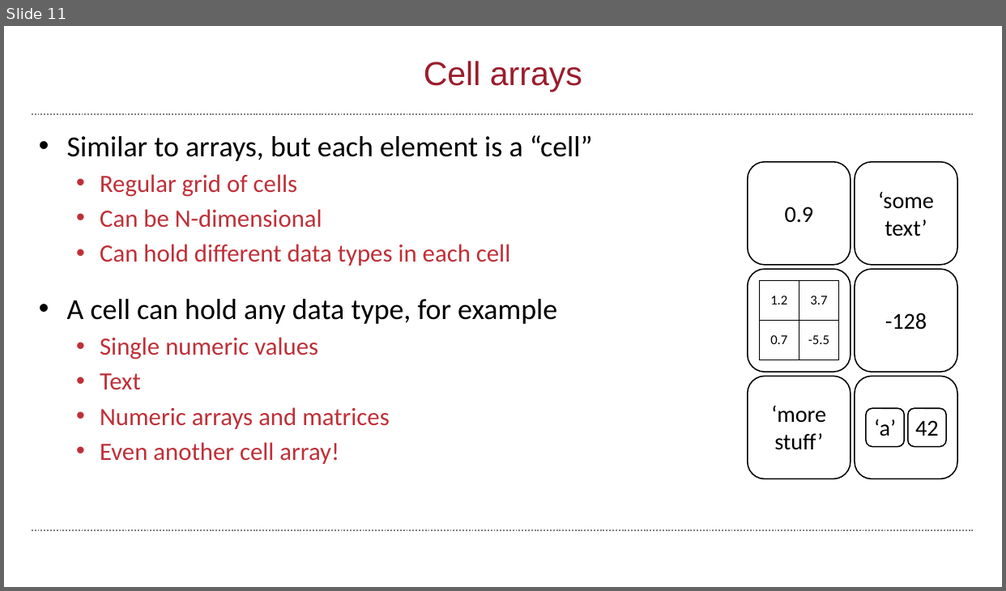
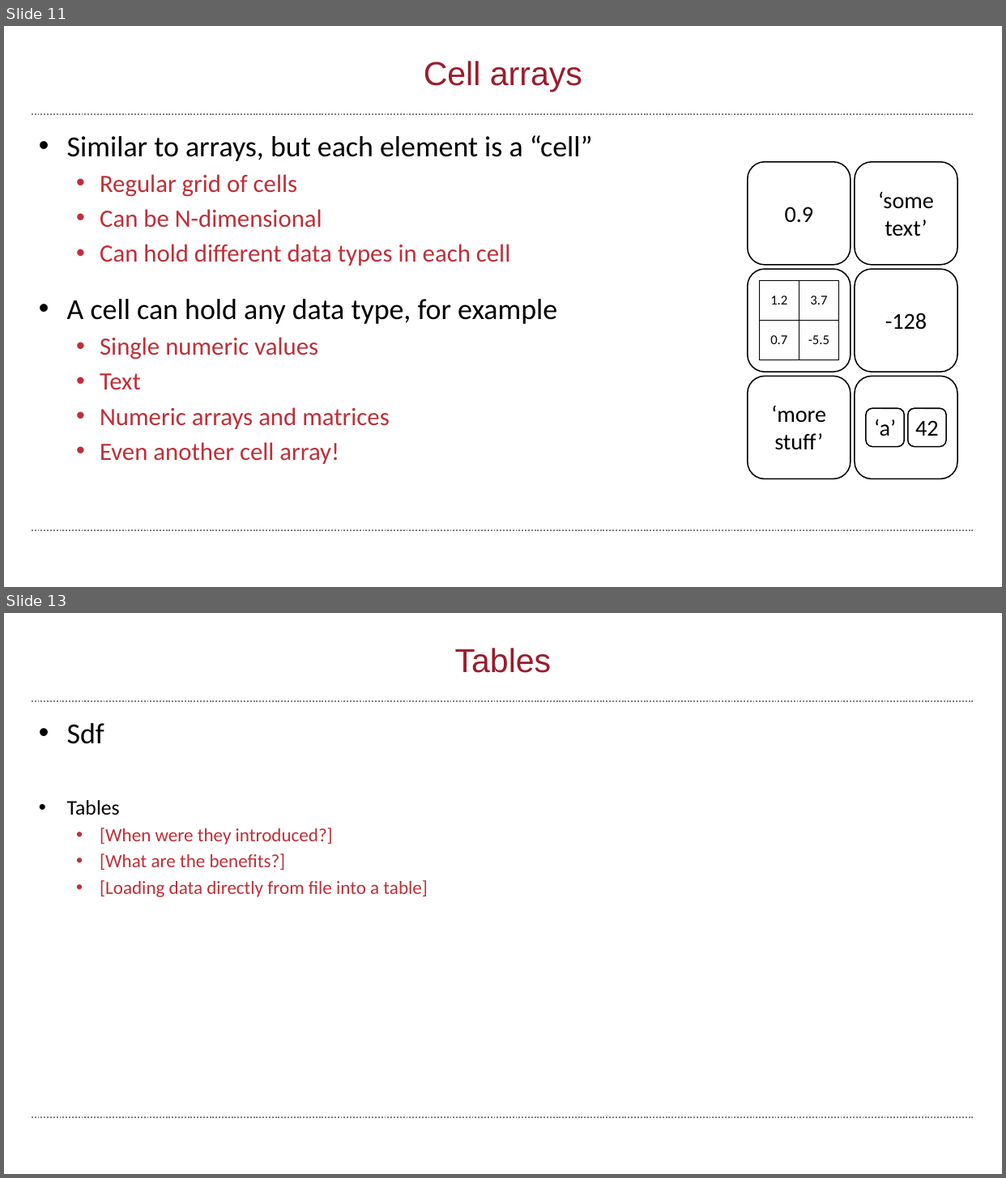
Before and after one commit to wbif-bristol/MATLAB-course, a slide deck: Session 3 - Advanced data structures/MATLAB Session 3.pptx. Shown one above the other, each under a label of ours: slide 11 before the commit, slides 11 and 13 after it; the slides between them are not shown. The pictures are 1006x591 and 1006x1178 pixels, drawn with LibreOffice and Linux fonts; fonts in the diff are those of the drawing; background and template pictures are left out. Boxes give left, top, right and bottom in pixels: in the first picture for what was removed or moved away, otherwise in the second. Text is boxed around its words. In the diff, an @@ line names an element or a change of style, - is before the commit and + after.

```diff
--- a/Session 3 - Advanced data structures/MATLAB Session 3.pptx
+++ b/Session 3 - Advanced data structures/MATLAB Session 3.pptx
@@ slide 13 added at [4, 613, 1002, 1174], background #FFFFFF; not listed: 2 template elements that a slide beside it also shows @@
@@ title added at [455, 648, 552, 673], 32 pt, text #9A1D2B @@
+Tables
@@ text added at [67, 723, 427, 897], 18 pt, text #BF2F37 @@
+• Sdf
+• Tables
+  • [When were they introduced?]
+  • [What are the benefits?]
+  • [Loading data directly from file into a table]
```
Also in this commit, not shown: 2 slides changed, 12 other slides added, 1 slide removed, 11 other files.
